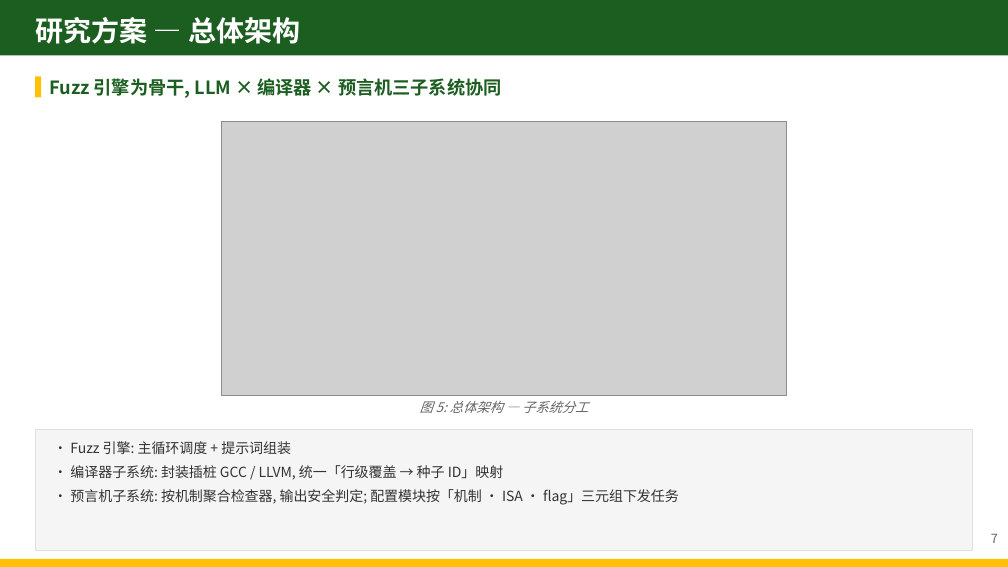
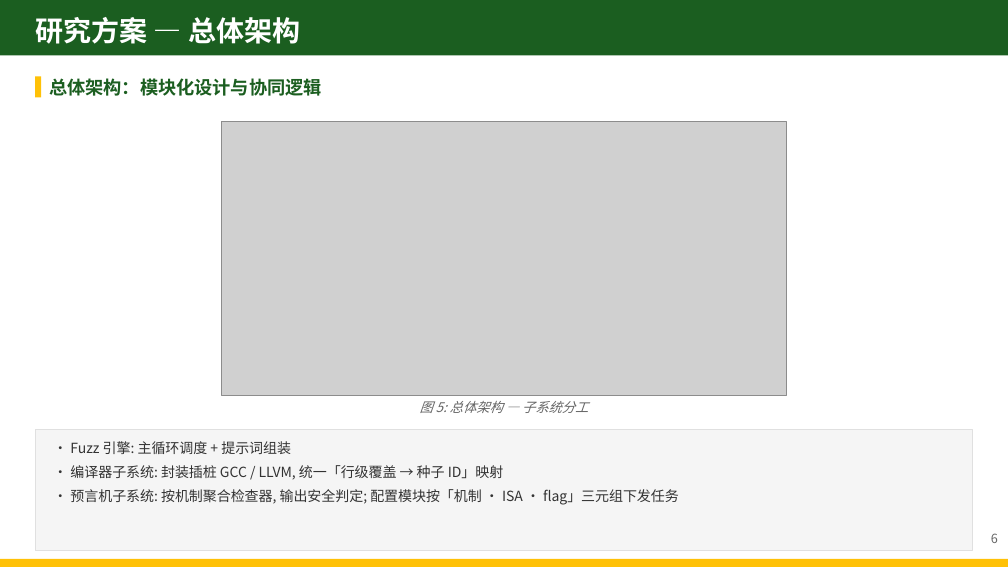
Before and after one commit to zjy-dev/de-fuzz, a slide deck: slide 12 of docs/presentations/pptx-workspace/开题答辩-DeFuzz.pptx (slide 11 before the commit). Drawn at 1008x567 pixels with LibreOffice and Linux fonts; fonts in the diff are those of the drawing; grey boxes stand for pictures. Boxes give left, top, right and bottom in pixels: in the first picture for what was removed or moved away, otherwise in the second. Text is boxed around its words. In the diff, an @@ line names an element or a change of style, - is before the commit and + after.

```diff
--- a/docs/presentations/pptx-workspace/开题答辩-DeFuzz.pptx
+++ b/docs/presentations/pptx-workspace/开题答辩-DeFuzz.pptx
@@ text at (49, 78, 321, 96): text changed @@
-Fuzz 引擎为骨干, LLM × 编译器 × 预言机三子系统协同
+总体架构：模块化设计与协同逻辑
@@ text at (991, 533, 998, 543): text changed @@
-7
+6
```
Also in this commit, not shown: 14 other slides changed, 5 slides added, 2 slides removed, 15 other files.
